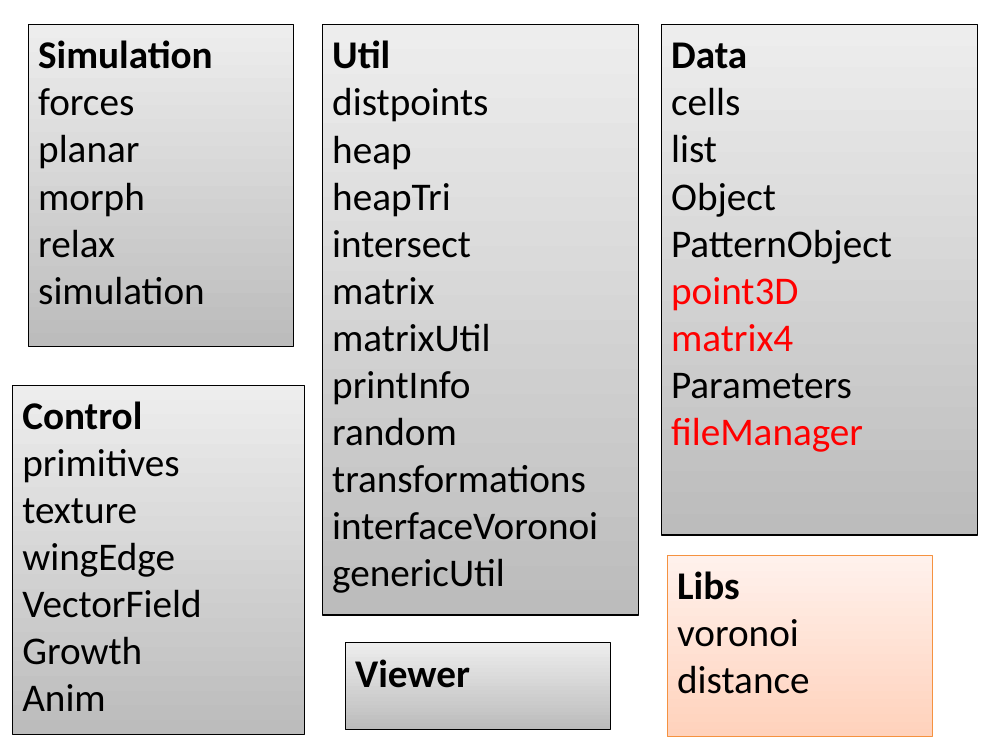
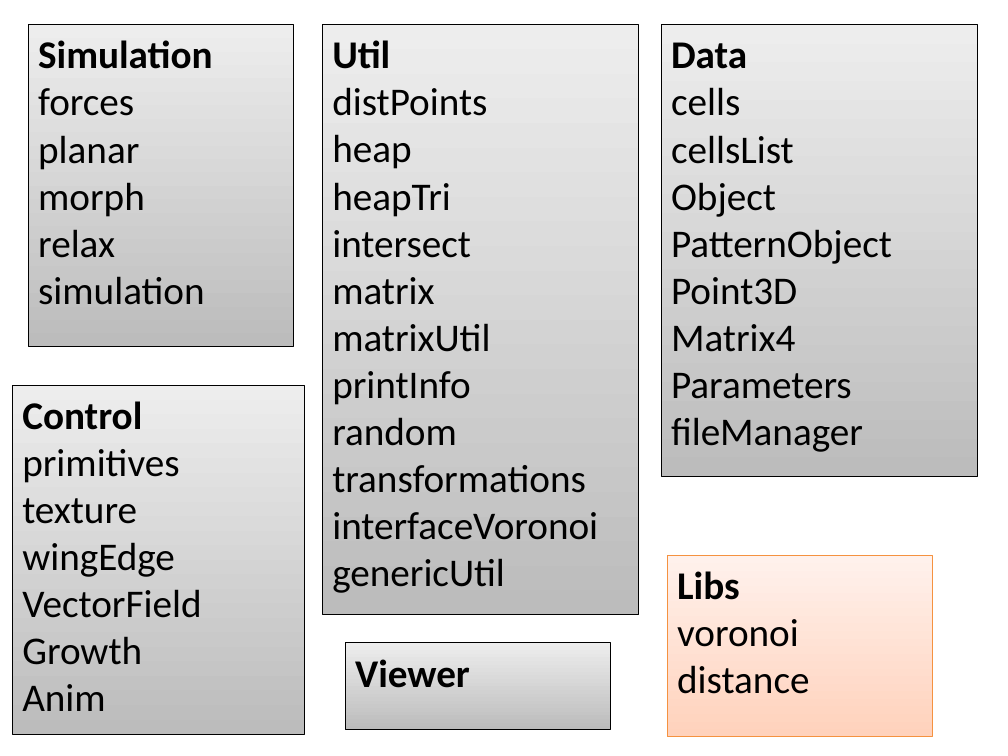
Before and after one commit to marcelo-walter/mclone, a slide deck: slide 1 of doc/mclone-sw-structure.pptx. Drawn at 1008x756 pixels with LibreOffice and Linux fonts; fonts in the diff are those of the drawing. Boxes give left, top, right and bottom in pixels: in the first picture for what was removed or moved away, otherwise in the second. Text is boxed around its words. In the diff, an @@ line names an element or a change of style, - is before the commit and + after.

Commit message:
Removed temporary file and globals variables in main.h. Created fileManager files.

```diff
--- a/doc/mclone-sw-structure.pptx
+++ b/doc/mclone-sw-structure.pptx
@@ rectangle "Data": place and size @@
-rectangle "Data" at <box>661,25,978,535</box>
+rectangle "Data" at <box>661,25,978,477</box>
@@ text in rectangle at <box>332,87,487,116</box>: text changed @@
-distpoints
+distPoints
@@ text in rectangle at <box>671,135,794,164</box>: text changed @@
-list
+cellsList
@@ text in rectangle at <box>671,277,797,352</box>: text changed; text colour #FF0000 to #000000 @@
-point3D
-matrix4
+Point3D
+Matrix4
@@ text in rectangle at <box>671,418,863,452</box>: text colour #FF0000 to #000000 in "fileManager" @@
```
Also in this commit, not shown: 24 other files.
